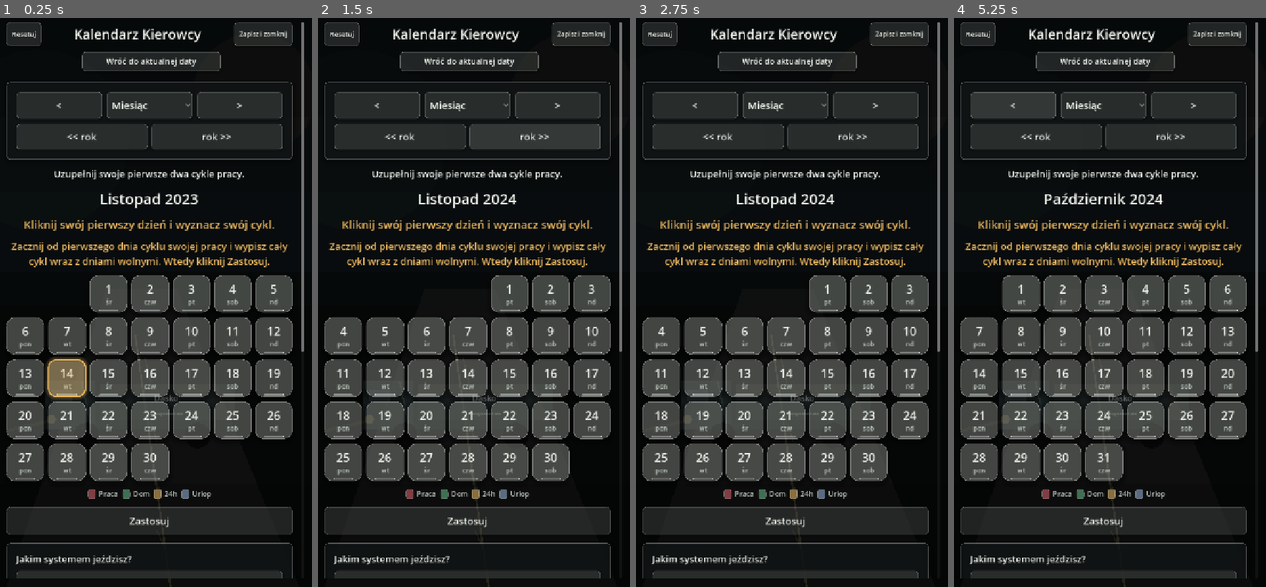
Above: before the commit, frames 1-4 (left to right).
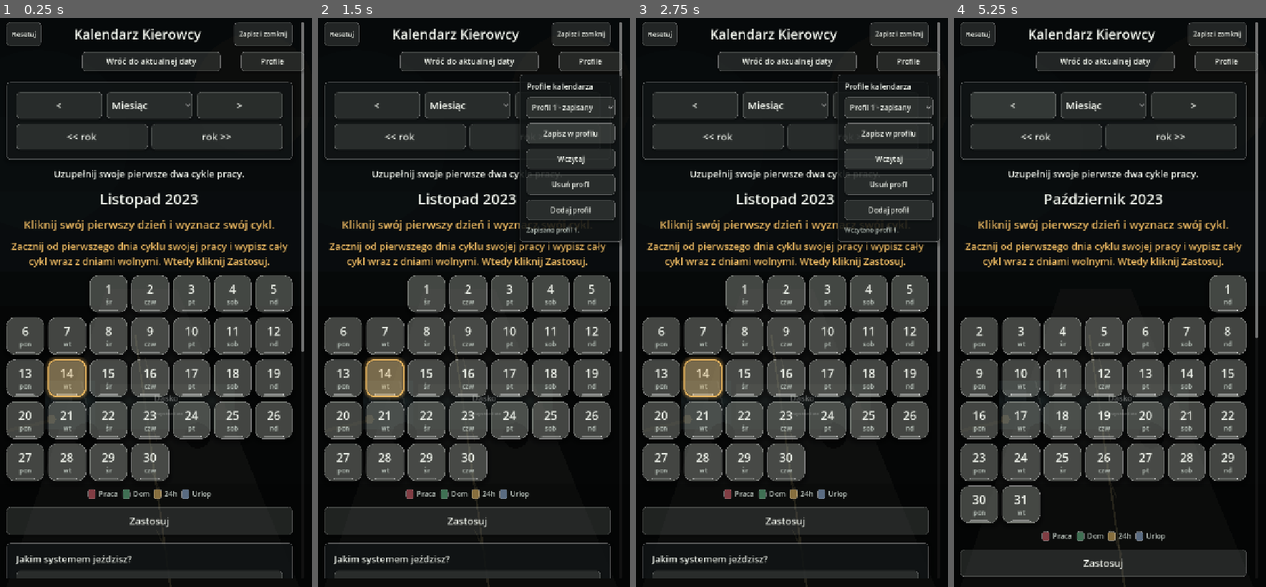
Above: after the commit, the same moments.

Repository: ElKlient/IDOL-Genesis
Game: Godot game, scene res://scenes/main.tscn
Same seed, same stepped clock (60 frames per second), same inputs: the game is played once before the commit and once after it.
Inputs (mouse positions are in pixels of both pictures, inside the frame that each line leads up to):
- Up to frame 1 (0.25 s): no input
- Up to frame 2 (1.5 s): click (589, 63) at 0.5 s, where only the run after the commit has a clickable "Profile"; click (570, 131) at 1.25 s, where only the run after the commit has a clickable "Zapisz w profilu"
- Up to frame 3 (2.75 s): click (888, 160) at 2 s, where only the run after the commit has a clickable "Wczytaj"
- Up to frame 4 (5.25 s): click (1206, 183) at 2.75 s, where only the run after the commit has a clickable "Usuń profil"; click "Zapisz i zamknij" at 3.5 s; click "Ustawienia" at 4.25 s; click "<" at 5 s

The runs differ from the first frame. In frame 1, 0.7% of the frame differs, in the area x 77-98%, y 5-10%; in frame 2, 10%; in frame 3, 10%; in frame 4, 14%, in the area x 2-98%, y 5-99%.

Commit message:
Add calendar profile slots

Diff:
--- a/scripts/main.gd
+++ b/scripts/main.gd
@@ -42,6 +42,12 @@
 const RETURN_TODAY_BUTTON_TOP := 84
 const RETURN_TODAY_BUTTON_HEIGHT := 44
 const RETURN_TODAY_BUTTON_WIDTH := 310
+const PROFILE_BUTTON_TOP := 84
+const PROFILE_BUTTON_HEIGHT := 44
+const PROFILE_BUTTON_WIDTH := 142
+const PROFILE_PANEL_WIDTH := 230
+const PROFILE_PANEL_HEIGHT := 350
+const DEFAULT_PROFILE_COUNT := 3
 
 var calculator := ScheduleCalculator.new()
 var current_year: int
@@ -51,6 +57,14 @@
 var main_scroll: ScrollContainer
 var months_box: VBoxContainer
 var return_today_button: Button
+var profile_button: Button
+var profile_overlay: VBoxContainer
+var profile_panel: PanelContainer
+var profile_option: OptionButton
+var profile_save_button: Button
+var profile_load_button: Button
+var profile_delete_button: Button
+var profile_status_label: Label
 var summary_label: Label
 var reset_settings_button: Button
 var save_close_button: Button
@@ -99,6 +113,10 @@
 var day_tools_visible := true
 var reset_undo_available := false
 var reset_undo_snapshot: Dictionary = {}
+var profile_count := DEFAULT_PROFILE_COUNT
+var selected_profile_index := 1
+var saved_profiles: Dictionary = {}
+var profile_panel_visible := false
 var touch_start_position := Vector2.ZERO
 var touch_tracking_active := false
 var touch_drag_cancelled := false
@@ -163,6 +181,7 @@
 	main_scroll.add_child(center)
 
 	_add_return_today_overlay()
+	_add_profile_overlay()
 
 	var root := VBoxContainer.new()
 	root.custom_minimum_size = Vector2(PORTRAIT_WIDTH, 0)
@@ -403,6 +422,79 @@
 	holder.add_child(return_today_button)
 
 
+func _add_profile_overlay() -> void:
+	profile_overlay = VBoxContainer.new()
+	profile_overlay.anchor_left = 1.0
+	profile_overlay.anchor_right = 1.0
+	profile_overlay.anchor_top = 0.0
+	profile_overlay.anchor_bottom = 0.0
+	profile_overlay.offset_left = -PROFILE_PANEL_WIDTH - 18.0
+	profile_overlay.offset_right = -18.0
+	profile_overlay.offset_top = PROFILE_BUTTON_TOP
+	profile_overlay.offset_bottom = PROFILE_BUTTON_TOP + PROFILE_BUTTON_HEIGHT + PROFILE_PANEL_HEIGHT
+	profile_overlay.mouse_filter = Control.MOUSE_FILTER_IGNORE
+	profile_overlay.z_index = 35
+	profile_overlay.add_theme_constant_override("separation", 7)
+	add_child(profile_overlay)
+
+	profile_button = Button.new()
+	profile_button.text = "Profile"
+	_connect_tap(profile_button, Callable(self, "_toggle_profile_panel"))
+	_prepare_control(profile_button, 16, PROFILE_BUTTON_HEIGHT)
+	profile_button.custom_minimum_size.x = PROFILE_BUTTON_WIDTH
+	profile_button.size_flags_horizontal = Control.SIZE_SHRINK_END
+	profile_overlay.add_child(profile_button)
+
+	profile_panel = _build_profile_panel()
+	profile_overlay.add_child(profile_panel)
+	_refresh_profile_options()
+	_set_profile_panel_visible(false)
+
+
+func _build_profile_panel() -> PanelContainer:
+	var panel := _panel()
+	panel.custom_minimum_size.x = PROFILE_PANEL_WIDTH
+	var box := _panel_box(panel, 8)
+
+	box.add_child(_make_label("Profile kalendarza", 17, COLOR_TEXT))
+
+	profile_option = OptionButton.new()
+	profile_option.item_selected.connect(_on_profile_selected)
+	_prepare_control(profile_option, 16, 48)
+	_prepare_large_dropdown(profile_option)
+	box.add_child(profile_option)
+
+	profile_save_button = Button.new()
+	profile_save_button.text = "Zapisz w profilu"
+	_connect_tap(profile_save_button, Callable(self, "_on_save_profile_pressed"))
+	_prepare_control(profile_save_button, 16, 46)
+	box.add_child(profile_save_button)
+
+	profile_load_button = Button.new()
+	profile_load_button.text = "Wczytaj"
+	_connect_tap(profile_load_button, Callable(self, "_on_load_profile_pressed"))
+	_prepare_control(profile_load_button, 16, 46)
+	box.add_child(profile_load_button)
+
+	profile_delete_button = Button.new()
+	profile_delete_button.text = "Usuń profil"
+	_connect_tap(profile_delete_button, Callable(self, "_on_delete_profile_pressed"))
+	_prepare_control(profile_delete_button, 16, 46)
+	box.add_child(profile_delete_button)
+
+	var add_button := Button.new()
+	add_button.text = "Dodaj profil"
+	_connect_tap(add_button, Callable(self, "_on_add_profile_pressed"))
+	_prepare_control(add_button, 16, 46)
+	box.add_child(add_button)
+
+	profile_status_label = _make_label("", 14, COLOR_TEXT_MUTED)
+	profile_status_label.autowrap_mode = TextServer.AUTOWRAP_WORD_SMART
+	box.add_child(profile_status_label)
+
+	return panel
+
+
 func _build_day_tools_panel() -> PanelContainer:
 	var panel := _panel()
 	var box := _panel_box(panel)
@@ -610,6 +702,16 @@
 		day_tools_body.visible = day_tools_visible
 	if day_tools_toggle != null:
 		day_tools_toggle.set_pressed_no_signal(day_tools_visible)
+
+
+func _toggle_profile_panel() -> void:
+	_set_profile_panel_visible(not profile_panel_visible)
+
+
+func _set_profile_panel_visible(visible: bool) -> void:
+	profile_panel_visible = visible
+	if profile_panel != null:
+		profile_panel.visible = visible
 
 
 func _toggle_settings_panel() -> void:
@@ -682,6 +784,9 @@
 	config.set_value("ui", "day_tools_visible", day_tools_visible)
 	config.set_value("undo_reset", "available", reset_undo_available)
 	config.set_value("undo_reset", "snapshot", reset_undo_snapshot.duplicate(true))
+	config.set_value("profiles", "count", profile_count)
+	config.set_value("profiles", "selected", selected_profile_index)
+	config.set_value("profiles", "items", saved_profiles.duplicate(true))
 	config.set_value("calendar", "current_year", current_year)
 	config.set_value("calendar", "current_month", current_month)
 	config.set_value("calendar", "schedule_selected", schedule_option.selected)
@@ -715,6 +820,11 @@
 	day_tools_visible = bool(config.get_value("ui", "day_tools_visible", true))
 	reset_undo_available = bool(config.get_value("undo_reset", "available", false))
 	_load_reset_undo_snapshot(config.get_value("undo_reset", "snapshot", {}))
+	profile_count = maxi(DEFAULT_PROFILE_COUNT, int(config.get_value("profiles", "count", DEFAULT_PROFILE_COUNT)))
+	selected_profile_index = clampi(int(config.get_value("profiles", "selected", 1)), 1, profile_count)
+	_load_saved_profiles(config.get_value("profiles", "items", {}))
+	_refresh_profile_options()
+	_set_profile_panel_visible(false)
 	current_year = int(config.get_value("calendar", "current_year", current_year))
 	current_month = clampi(int(config.get_value("calendar", "current_month", current_month)), 1, 12)
 
@@ -785,6 +895,125 @@
 		reset_undo_snapshot = value.duplicate(true)
 	if reset_undo_snapshot.is_empty():
 		reset_undo_available = false
+
+
+func _load_saved_profiles(value: Variant) -> void:
+	saved_profiles.clear()
+	if not (value is Dictionary):
+		return
+
+	for key in value.keys():
+		var profile_key := String(key)
+		var profile_state: Variant = value[key]
+		if not (profile_state is Dictionary):
+			continue
+
+		saved_profiles[profile_key] = profile_state.duplicate(true)
+		if profile_key.is_valid_int():
+			profile_count = maxi(profile_count, int(profile_key))
+
+
+func _refresh_profile_options() -> void:
+	if profile_option == null:
+		return
+
+	profile_count = maxi(DEFAULT_PROFILE_COUNT, profile_count)
+	selected_profile_index = clampi(selected_profile_index, 1, profile_count)
+	profile_option.clear()
+
+	for index in range(1, profile_count + 1):
+		profile_option.add_item(_profile_label(index))
+
+	_set_option_selected(profile_option, selected_profile_index - 1)
+	_update_profile_actions()
+
+
+func _profile_label(index: int) -> String:
+	var state := "zapisany" if saved_profiles.has(_profile_key(index)) else "pusty"
+	return "Profil %d - %s" % [index, state]
+
+
+func _profile_key(index: int) -> String:
+	return str(index)
+
+
+func _selected_profile_key() -> String:
+	return _profile_key(selected_profile_index)
+
+
+func _selected_profile_saved() -> bool:
+	return saved_profiles.has(_selected_profile_key())
+
+
+func _update_profile_actions() -> void:
+	var has_saved_profile := _selected_profile_saved()
+	if profile_load_button != null:
+		profile_load_button.disabled = not has_saved_profile
+	if profile_delete_button != null:
+		profile_delete_button.visible = has_saved_profile
+	if profile_status_label != null:
+		profile_status_label.text = "Ten profil jest zapisany." if has_saved_profile else "Ten profil jest pusty."
+
+
+func _on_profile_selected(index: int) -> void:
+	if _option_change_was_scroll(profile_option, index):
+		return
+
+	selected_profile_index = clampi(index + 1, 1, profile_count)
+	_update_profile_actions()
+	_save_settings_to_disk()
+
+
+func _on_save_profile_pressed() -> void:
+	if not _apply_settings(false, true):
+		if profile_status_label != null:
+			profile_status_label.text = "Popraw ustawienia przed zapisem profilu."
+		return
+
+	saved_profiles[_selected_profile_key()] = _calendar_state_snapshot()
+	_refresh_profile_options()
+	_set_profile_panel_visible(true)
+	if profile_status_label != null:
+		profile_status_label.text = "Zapisano profil %d." % selected_profile_index
+	_save_settings_to_disk()
+
+
+func _on_load_profile_pressed() -> void:
+	if not _selected_profile_saved():
+		if profile_status_label != null:
+			profile_status_label.text = "Ten profil jest pusty."
+		return
+
+	var snapshot: Dictionary = saved_profiles[_selected_profile_key()].duplicate(true)
+	reset_undo_available = false
+	reset_undo_snapshot.clear()
+	_restore_calendar_state(snapshot)
+	_refresh_profile_options()
+	_set_profile_panel_visible(true)
+	if profile_status_label != null:
+		profile_status_label.text = "Wczytano profil %d." % selected_profile_index
+	_update_reset_button_text()
+	_save_settings_to_disk()
+
+
+func _on_delete_profile_pressed() -> void:
+	var deleted_index := selected_profile_index
+	saved_profiles.erase(_selected_profile_key())
+	_refresh_profile_options()
+	_set_profile_panel_visible(false)
+	if profile_status_label != null:
+		profile_status_label.text = "Usunięto profil %d." % deleted_index
+	_save_settings_to_disk()
+
+
+func _on_add_profile_pressed() -> void:
+	profile_count += 1
+	selected_profile_index = profile_count
+	_refresh_profile_options()
+	_set_profile_panel_visible(true)
+	if profile_status_label != null:
+		profile_status_label.text = "Dodano profil %d. Możesz go zapisać." % selected_profile_index
+	_save_settings_to_disk()
 
 
 func _calendar_state_snapshot() -> Dictionary:
